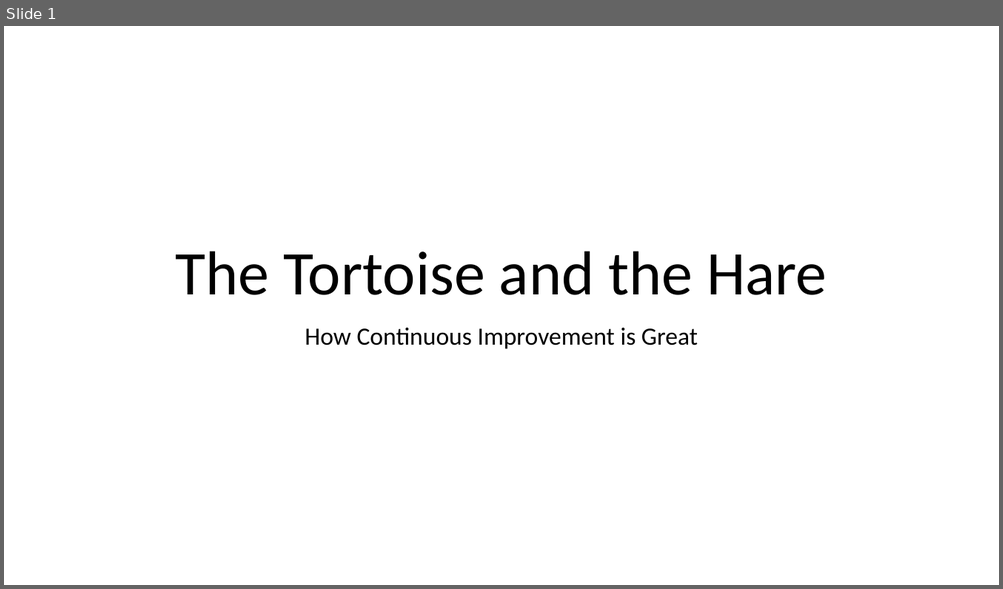
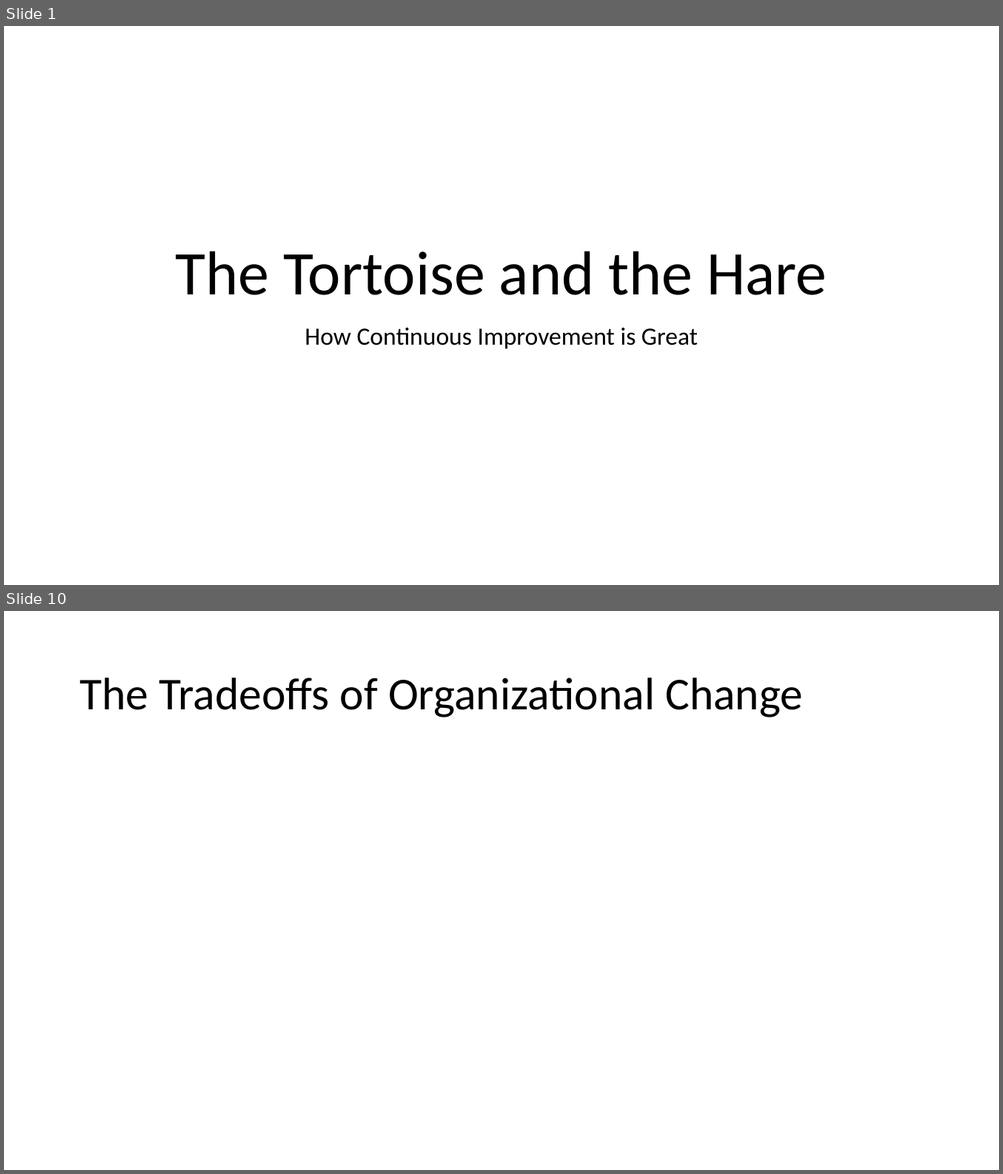
Before and after one commit to jugisahunk/presentations, a slide deck: tortoise-and-hare/tortoise-and-hare.pptx. Shown one above the other, each under a label of ours: slide 1 before the commit, slides 1 and 10 after it; the slides between them are not shown. The pictures are 1003x589 and 1003x1174 pixels, drawn with LibreOffice and Linux fonts; fonts in the diff are those of the drawing. Boxes give left, top, right and bottom in pixels: in the first picture for what was removed or moved away, otherwise in the second. Text is boxed around its words. In the diff, an @@ line names an element or a change of style, - is before the commit and + after.

```diff
--- a/tortoise-and-hare/tortoise-and-hare.pptx
+++ b/tortoise-and-hare/tortoise-and-hare.pptx
@@ slide 10 added at [4,611,999,1170], background #FFFFFF @@
@@ title added at [79,678,802,718], 44 pt, text #000000 @@
+The Tradeoffs of Organizational Change
```
Also in this commit, not shown: 28 other slides added, 1 other file.
